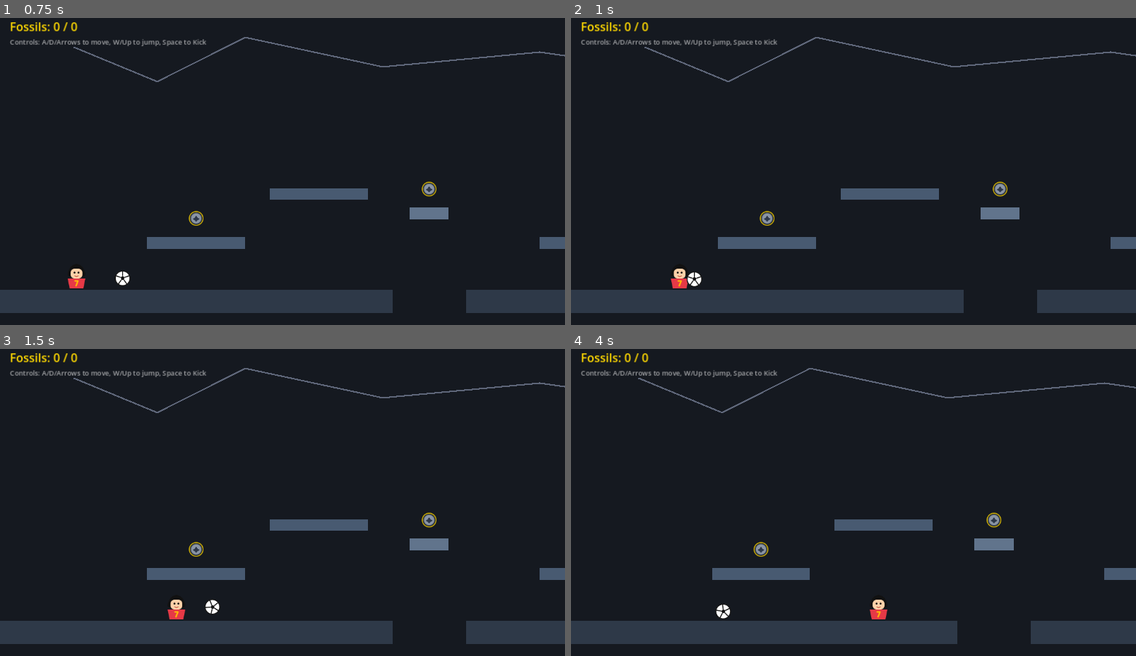
Above: before the commit, frames 1-4 (two rows, left to right).
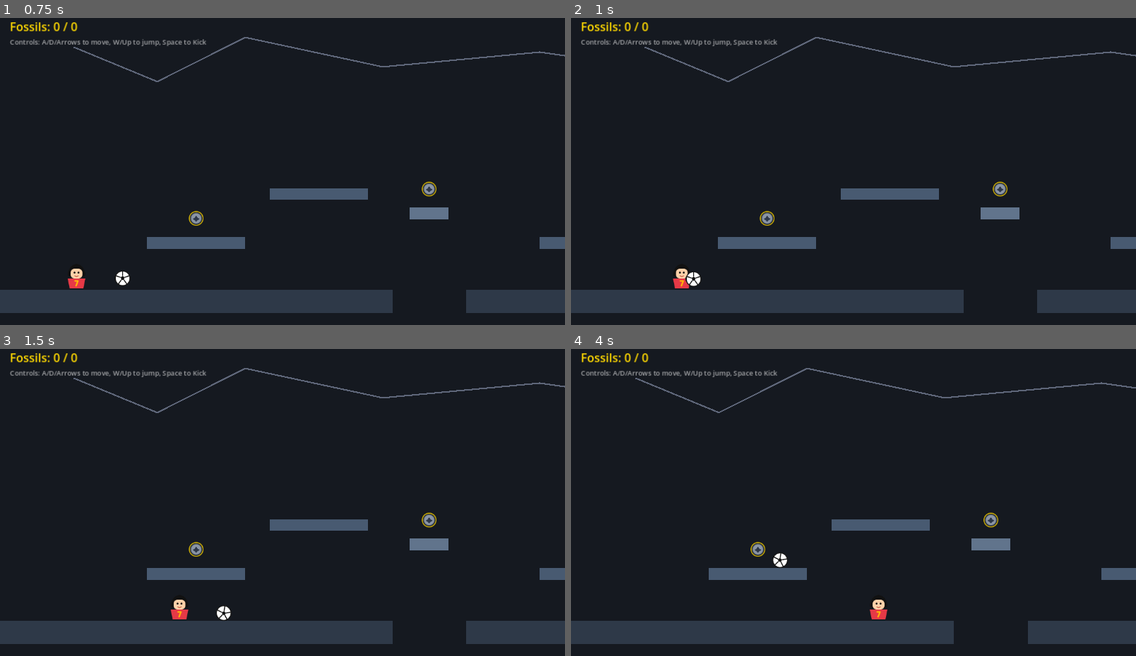
Above: after the commit, the same moments.

Repository: marcosjunqueira/lucas-game
Game: Godot game, scene res://main.tscn
Two runs of this game, one before a commit and one after it. Both use one fixed random seed, a clock stepped at 60 frames per second and the inputs below.
Inputs (mouse positions are in pixels of both pictures, inside the frame that each line leads up to):
- Up to frame 1 (0.75 s): tap Enter at 0.5 s; move the mouse to (406, 150) at 0.52 s; hold Right (ui_right) from 0.53 s (still down); hold Enter from 0.53 s (still down); click (406, 150) at 0.67 s
- Up to frame 2 (1 s): keep holding Right (ui_right); keep holding Enter; tap Space at 0.77 s
- Up to frame 3 (1.5 s): keep holding Right (ui_right); move the mouse to (169, 514) at 1.27 s; release Enter at 1.28 s; tap Enter at 1.35 s
- Up to frame 4 (4 s): tap Space at 1.52, 3.02, 3.77 s; move the mouse to (910, 428) at 2.02 s; release Right (ui_right) at 2.03 s; hold Left (ui_left) 2.03-2.78 s; hold Enter 2.03-2.78 s; move the mouse to (825, 560) at 2.77 s; hold Right (ui_right) from 2.78 s (still down); tap Enter at 2.85 s; click (825, 560) at 2.92 s; move the mouse to (1023, 545) at 3.52 s; hold Enter from 3.53 s (still down)

Frame 1 is identical in both runs. In frame 2, 0.1% of the frame differs, in the area x 17-24%, y 81-89%; in frame 3, 0.3%; in frame 4, 1.1%, in the area x 11-100%, y 6-97%.

Commit message:
Configure one-way collision: player ignores ball collisions, ball bounces off player

Diff:
--- a/ball.tscn
+++ b/ball.tscn
@@ -11,6 +11,8 @@
 radius = 16.0
 
 [node name="Ball" type="RigidBody2D" groups=["ball"]]
+collision_layer = 2
+collision_mask = 3
 mass = 0.5
 physics_material_override = SubResource("PhysicsMaterial_1")
 continuous_cd = 2
--- a/player.tscn
+++ b/player.tscn
@@ -21,8 +21,8 @@
 shape = SubResource("CapsuleShape2D_1")
 
 [node name="KickArea" type="Area2D" parent="."]
-collision_layer = 1
-collision_mask = 3
+collision_layer = 0
+collision_mask = 2
 
 [node name="CollisionShape2D" type="CollisionShape2D" parent="KickArea"]
 position = Vector2(24, 0)
